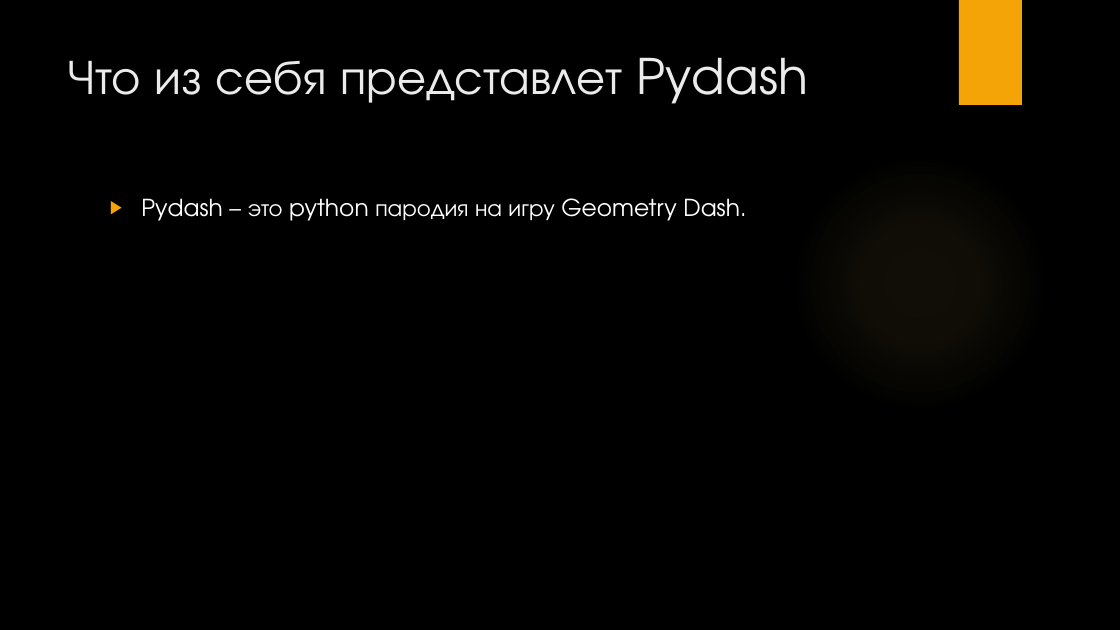
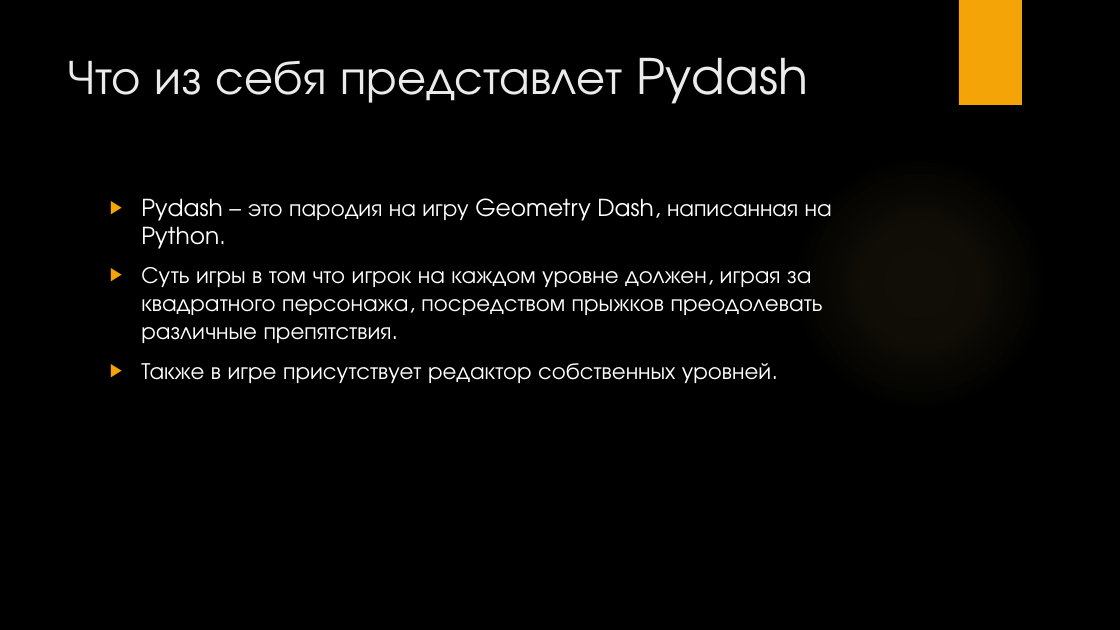
Before and after one commit to kameker/Pydash, a slide deck: slide 2 of Pydash.pptx. Drawn at 1120x630 pixels with LibreOffice and Linux fonts; fonts in the diff are those of the drawing; background and template pictures are left out. Boxes give left, top, right and bottom in pixels: in the first picture for what was removed or moved away, otherwise in the second. Text is boxed around its words. In the diff, an @@ line names an element or a change of style, - is before the commit and + after.

```diff
--- a/Pydash.pptx
+++ b/Pydash.pptx
@@ text at <box>141,198,832,383</box>: text changed @@
-▶ Pydash – это python пародия на игру Geometry Dash.
+▶ Pydash – это пародия на игру Geometry Dash, написанная на Python.
+▶ Суть игры в том что игрок на каждом уровне должен, играя за квадратного персонажа, посредством прыжков преодолевать различные препятствия.
+▶ Также в игре присутствует редактор собственных уровней.
```
Also in this commit, not shown: 3 other slides changed, 1 slide added.
